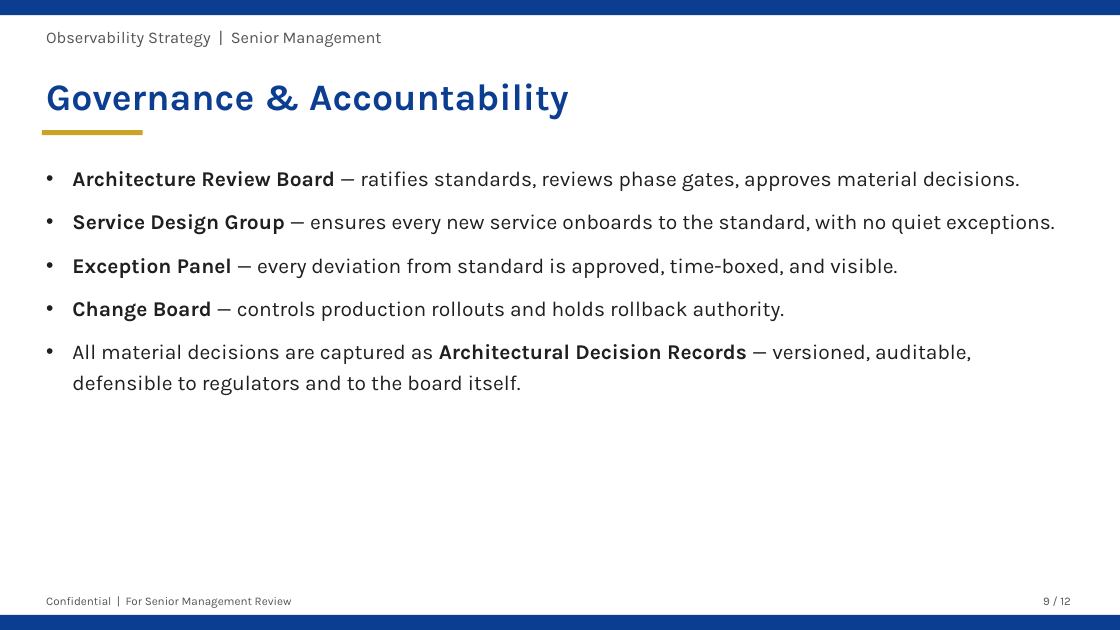
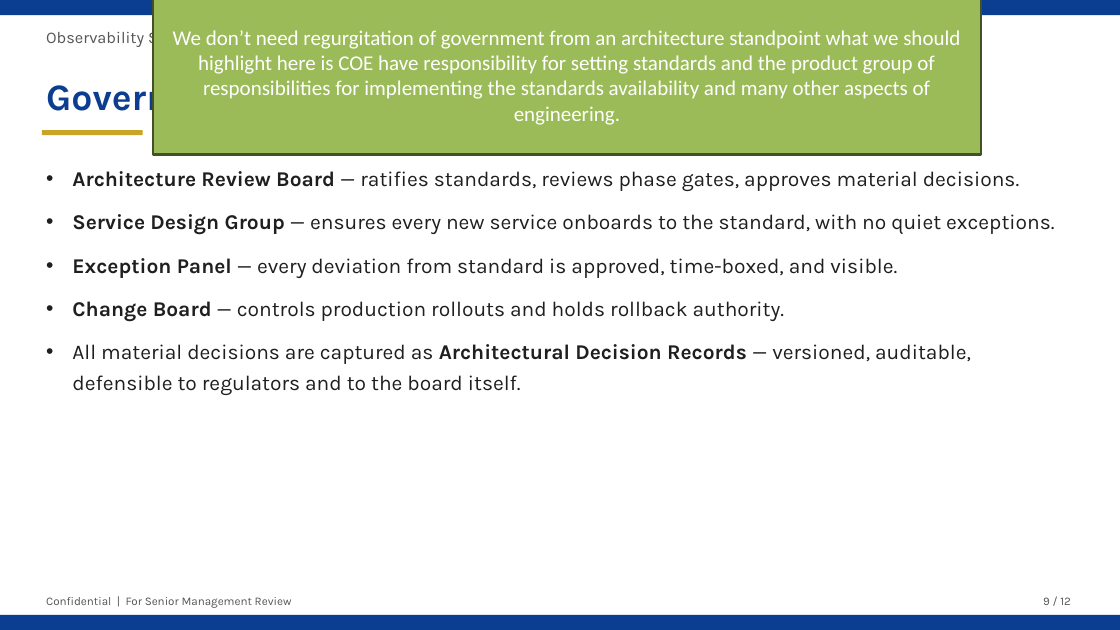
Before and after one commit to anurag-thakur-xceedance/Observability, a slide deck: slide 9 of Presentation/Observability_Strategy_Presentation.pptx. Drawn at 1120x630 pixels with LibreOffice and Linux fonts; fonts in the diff are those of the drawing. Boxes give left, top, right and bottom in pixels: in the first picture for what was removed or moved away, otherwise in the second. Text is boxed around its words. In the diff, an @@ line names an element or a change of style, - is before the commit and + after.

```diff
--- a/Presentation/Observability_Strategy_Presentation.pptx
+++ b/Presentation/Observability_Strategy_Presentation.pptx
@@ rectangle added at (153,0,981,155), fill #9BBB59, outline #445227 2 pt, 18 pt, text #FFFFFF @@
+Keep But change/ add.
+We don’t need regurgitation of government from an architecture standpoint what we should highlight here is COE have responsibility for setting standards and the product group of responsibilities for implementing the standards availability and many other aspects of engineering.
```
Also in this commit, not shown: 10 other slides changed.
